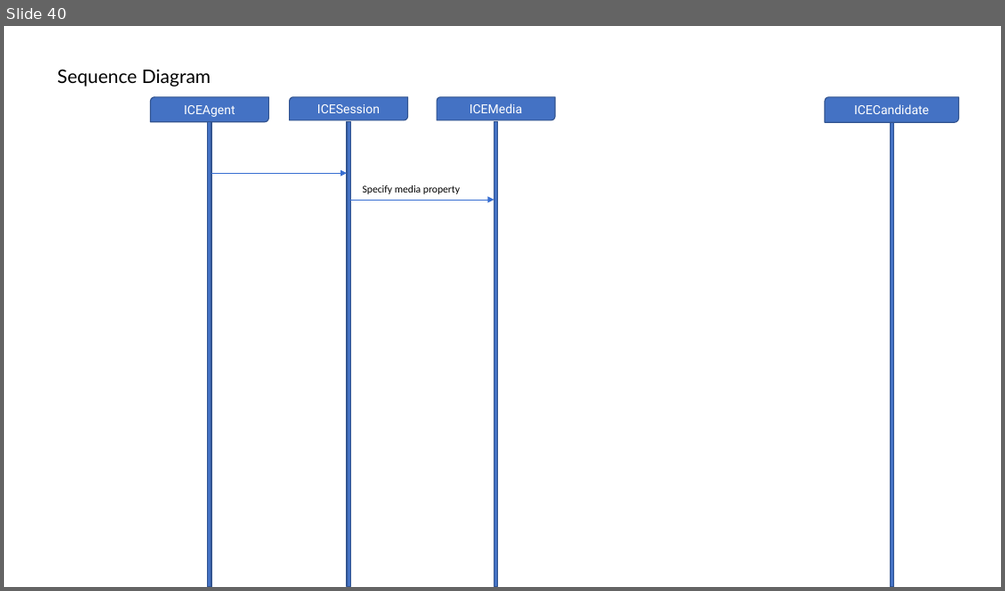
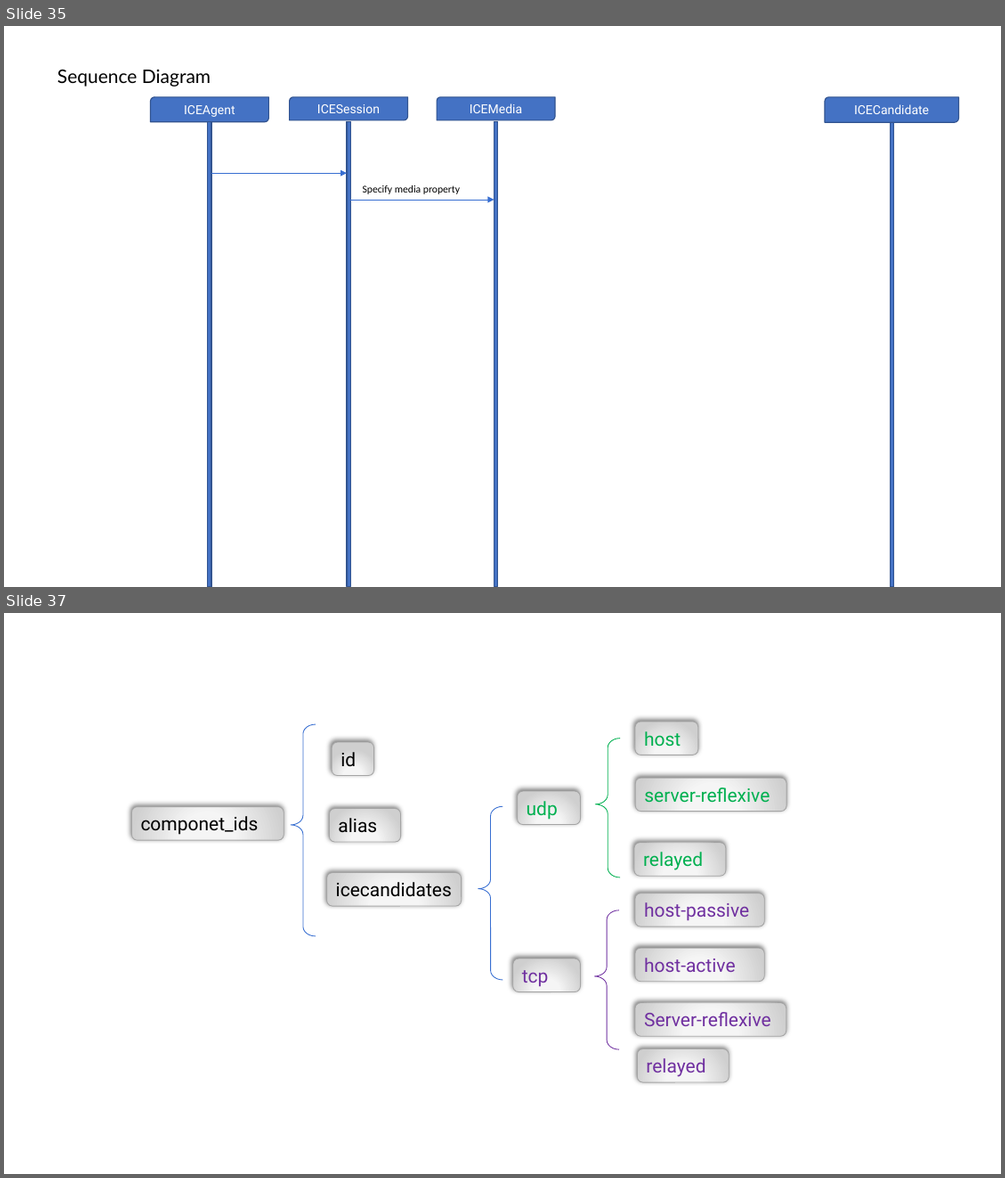
Before and after one commit to httpmail/ice, a slide deck: docs.pptx. Shown one above the other, each under a label of ours: slide 40 before the commit, slides 35 and 37 after it; the slides between them are not shown. The pictures are 1005x591 and 1005x1178 pixels, drawn with LibreOffice and Linux fonts; fonts in the diff are those of the drawing. Boxes give left, top, right and bottom in pixels: in the first picture for what was removed or moved away, otherwise in the second. Text is boxed around its words. In the diff, an @@ line names an element or a change of style, - is before the commit and + after.

```diff
--- a/docs.pptx
+++ b/docs.pptx
@@ slide 37 added at [4, 613, 1001, 1174], background #FFFFFF @@
@@ left brace added at [291, 724, 316, 936], outline #376ED1 0.75 pt @@
@@ rounded rectangle added at [332, 742, 373, 776], fill gradient #F8F8F8 to #F5F5F5 to #CFCFCF, outline #A5A5A5 0.75 pt, 18 pt, text #000000 @@
+id
@@ left brace added at [596, 738, 620, 877], outline #00B050 0.75 pt @@
@@ rounded rectangle added at [635, 722, 698, 755], fill gradient #F8F8F8 to #F5F5F5 to #CFCFCF, outline #A5A5A5 0.75 pt, 18 pt, text #00B050 @@
+host
@@ rounded rectangle added at [517, 791, 580, 825], fill gradient #F8F8F8 to #F5F5F5 to #CFCFCF, outline #A5A5A5 0.75 pt, 18 pt, text #00B050 @@
+udp
@@ rounded rectangle added at [635, 778, 786, 811], fill gradient #F8F8F8 to #F5F5F5 to #CFCFCF, outline #A5A5A5 0.75 pt, 18 pt, text #00B050 @@
+server-reflexive
@@ rounded rectangle added at [132, 807, 283, 840], fill gradient #F8F8F8 to #F5F5F5 to #CFCFCF, outline #A5A5A5 0.75 pt, 18 pt, text #000000 @@
+componet_ids
@@ rounded rectangle added at [329, 808, 400, 842], fill gradient #F8F8F8 to #F5F5F5 to #CFCFCF, outline #A5A5A5 0.75 pt, 18 pt, text #000000 @@
+alias
@@ left brace added at [478, 807, 502, 981], outline #376ED1 0.75 pt @@
@@ rounded rectangle added at [634, 843, 727, 876], fill gradient #F8F8F8 to #F5F5F5 to #CFCFCF, outline #A5A5A5 0.75 pt, 18 pt, text #00B050 @@
+relayed
@@ rounded rectangle added at [327, 873, 461, 906], fill gradient #F8F8F8 to #F5F5F5 to #CFCFCF, outline #A5A5A5 0.75 pt, 18 pt, text #000000 @@
+icecandidates
@@ rounded rectangle added at [635, 893, 764, 927], fill gradient #F8F8F8 to #F5F5F5 to #CFCFCF, outline #A5A5A5 0.75 pt, 18 pt, text #7030A0 @@
+host-passive
@@ left brace added at [595, 910, 619, 1049], outline #7030A0 0.75 pt @@
@@ rounded rectangle added at [513, 958, 581, 992], fill gradient #F8F8F8 to #F5F5F5 to #CFCFCF, outline #A5A5A5 0.75 pt, 18 pt, text #7030A0 @@
+tcp
@@ rounded rectangle added at [635, 948, 764, 981], fill gradient #F8F8F8 to #F5F5F5 to #CFCFCF, outline #A5A5A5 0.75 pt, 18 pt, text #7030A0 @@
+host-active
@@ rounded rectangle added at [635, 1003, 786, 1037], fill gradient #F8F8F8 to #F5F5F5 to #CFCFCF, outline #A5A5A5 0.75 pt, 18 pt, text #7030A0 @@
+Server-reflexive
@@ rounded rectangle added at [638, 1049, 729, 1083], fill gradient #F8F8F8 to #F5F5F5 to #CFCFCF, outline #A5A5A5 0.75 pt, 18 pt, text #7030A0 @@
+relayed
@@ what was slide 40 is now slide 35 @@
```
Also in this commit, not shown: 2 slides changed, 6 other slides added, 6 slides removed, 34 other files.
